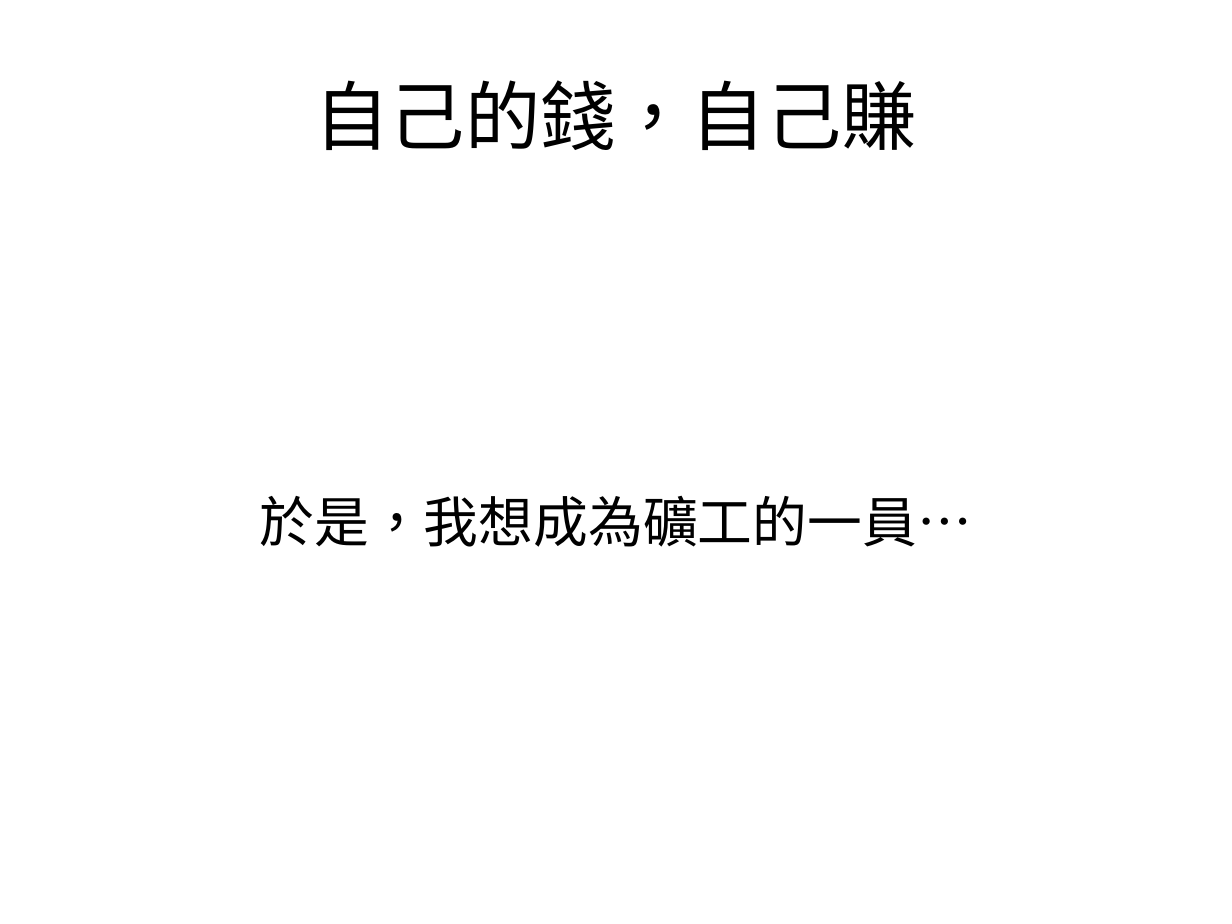
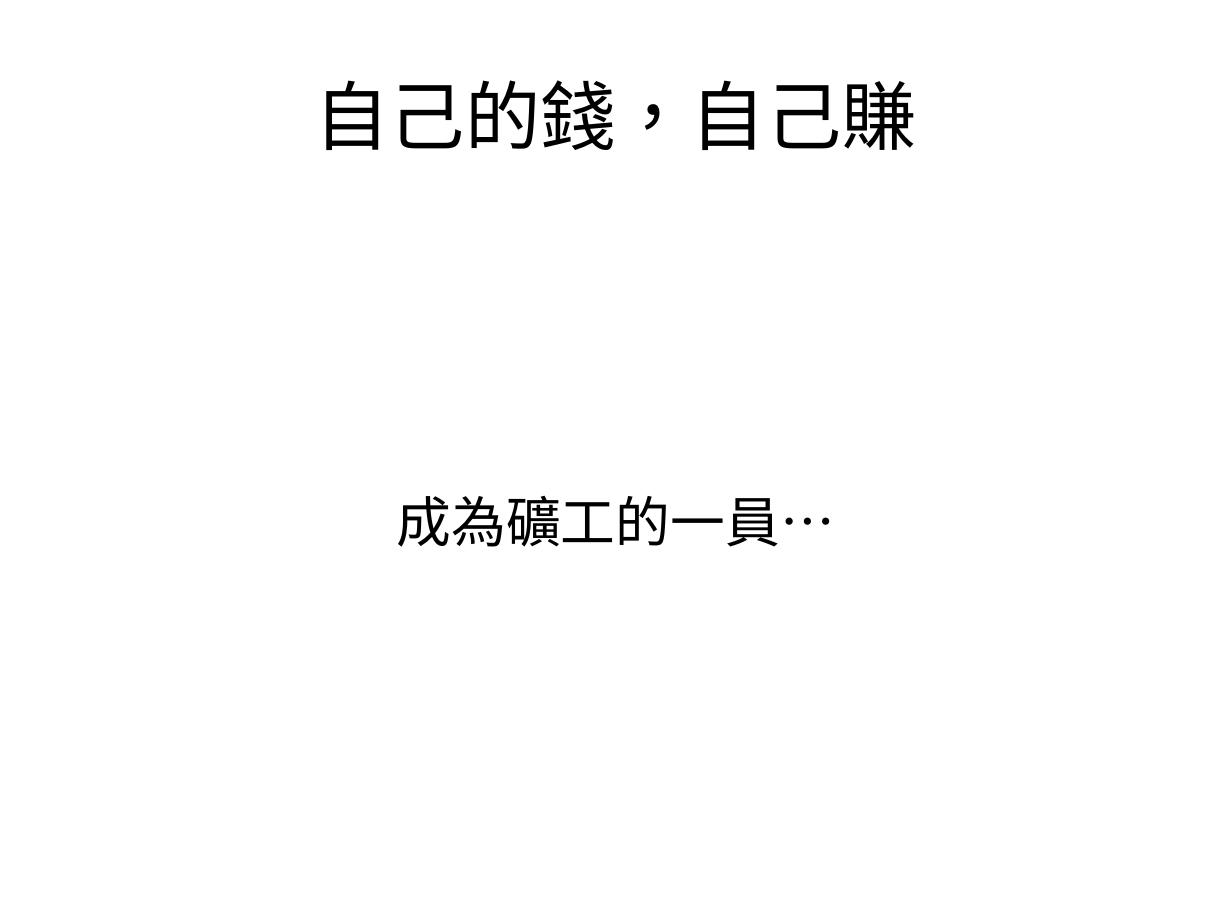
Before and after one commit to bailantaotao/bitcoin-speech, a slide deck: slide 12 of bitcoin.pptx (slide 6 before the commit). Drawn at 1232x924 pixels with LibreOffice and Linux fonts; fonts in the diff are those of the drawing. Boxes give left, top, right and bottom in pixels: in the first picture for what was removed or moved away, otherwise in the second. Text is boxed around its words. In the diff, an @@ line names an element or a change of style, - is before the commit and + after.

```diff
--- a/bitcoin.pptx
+++ b/bitcoin.pptx
@@ text at (397, 495, 836, 547): text changed @@
-於是，我想成為礦工的一員…
+成為礦工的一員…
```
Also in this commit, not shown: 3 other slides changed, 14 slides added, 4 slides removed.
